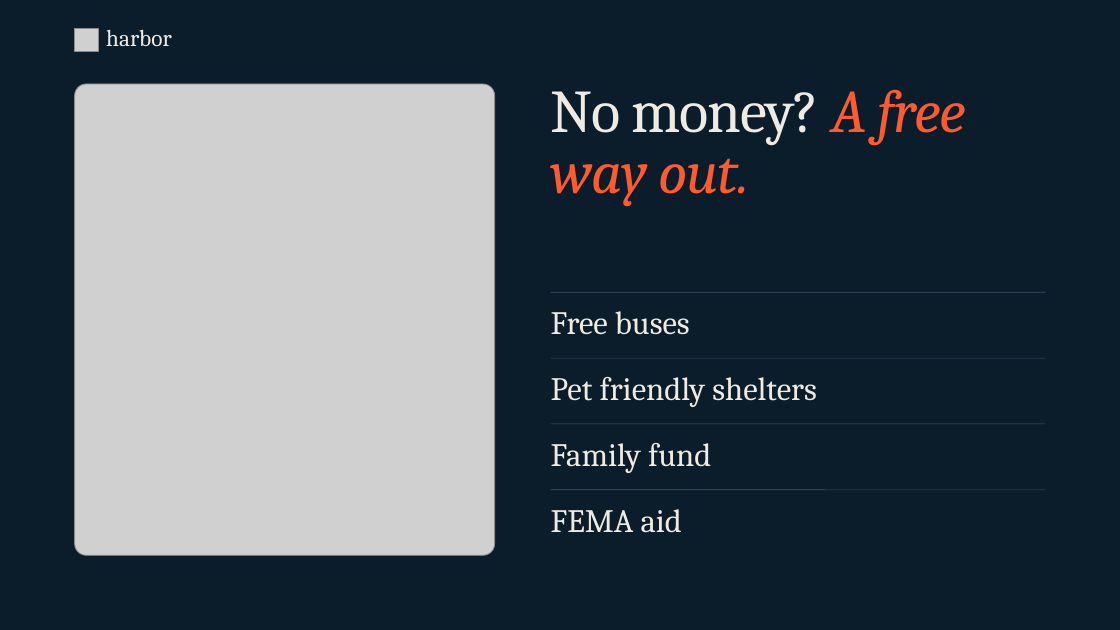
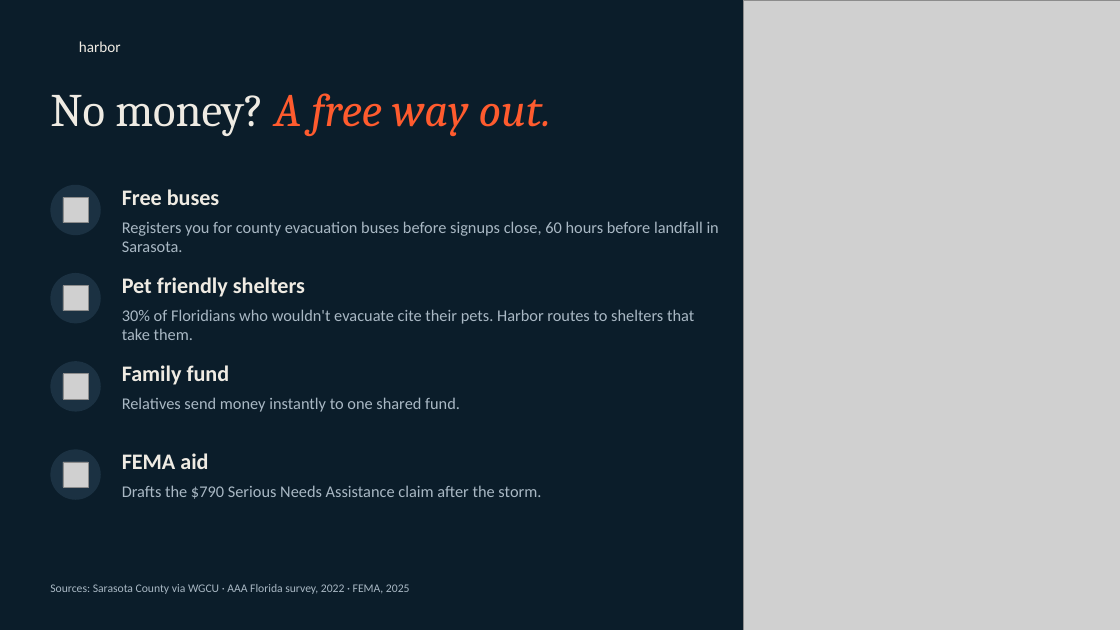
Before and after one commit to mattloveswaffles/harbor, a slide deck: slide 5 of docs/Harbor.pptx (slide 7 before the commit). Drawn at 1120x630 pixels with LibreOffice and Linux fonts; fonts in the diff are those of the drawing; grey boxes stand for pictures; background and template pictures are left out. Boxes give left, top, right and bottom in pixels: in the first picture for what was removed or moved away, otherwise in the second. Text is boxed around its words. In the diff, an @@ line names an element or a change of style, - is before the commit and + after.

```diff
--- a/docs/Harbor.pptx
+++ b/docs/Harbor.pptx
@@ picture removed at box(75, 28, 98, 51) @@
@@ text removed at box(106, 29, 172, 46) @@
-harbor
@@ picture: place and size @@
-picture at box(75, 84, 495, 555)
+picture at box(744, 0, 1120, 630)
@@ text added at box(79, 41, 121, 52), 13 pt, text #EFEBE3 @@
+harbor
@@ title "No money? A free way ...": place and size @@
-title "No money? A free way ..." at box(551, 89, 965, 206)
+title "No money? A free way ..." at box(50, 93, 551, 136)
@@ title "No money? A free way ..." at box(50, 93, 551, 136): size 52 to 40 pt, letter spacing -1 to 0 pt; line spacing 52pt to 1 @@
@@ ellipse added at box(50, 185, 101, 235), fill #1B3142 @@
@@ picture added at box(63, 197, 88, 223) @@
@@ text "Free buses": place and size @@
-text "Free buses" at box(551, 311, 690, 335)
+text "Free buses" at box(122, 189, 220, 205)
@@ text added at box(122, 221, 719, 252), 14 pt, text #A9B8C4 @@
+Registers you for county evacuation buses before signups close, 60 hours before landfall in Sarasota.
@@ ellipse added at box(50, 273, 101, 323), fill #1B3142 @@
@@ picture added at box(63, 286, 88, 311) @@
@@ text "Pet friendly shelters": place and size @@
-text "Pet friendly shelters" at box(551, 377, 817, 407)
+text "Pet friendly shelters" at box(122, 277, 305, 297)
@@ line removed from (551, 292) to (1045, 292) @@
@@ text added at box(122, 309, 694, 340), 14 pt, text #A9B8C4 @@
+30% of Floridians who wouldn't evacuate cite their pets. Harbor routes to shelters that take them.
@@ line removed from (551, 358) to (1045, 358) @@
@@ ellipse added at box(50, 361, 101, 412), fill #1B3142 @@
@@ picture added at box(63, 374, 88, 399) @@
@@ text "Family fund": place and size @@
-text "Family fund" at box(551, 443, 711, 473)
+text "Family fund" at box(122, 365, 230, 385)
@@ text added at box(122, 397, 460, 412), 14 pt, text #A9B8C4 @@
+Relatives send money instantly to one shared fund.
@@ size 28 to 19 pt, font Cambria to Calibri, bold on; line spacing 28pt to 1 in 4 elements at box(122, 189, 220, 205), box(122, 277, 305, 297), box(122, 365, 230, 385), box(122, 453, 208, 469) @@
@@ text "FEMA aid": place and size @@
-text "FEMA aid" at box(551, 509, 682, 533)
+text "FEMA aid" at box(122, 453, 208, 469)
@@ line removed from (551, 424) to (1045, 424) @@
@@ ellipse added at box(50, 450, 101, 500), fill #1B3142 @@
@@ picture added at box(63, 462, 88, 487) @@
@@ text added at box(122, 485, 541, 499), 14 pt, text #A9B8C4 @@
+Drafts the $790 Serious Needs Assistance claim after the storm.
@@ line removed from (551, 490) to (1045, 490) @@
@@ text added at box(50, 584, 410, 594), 10 pt, text #A9B8C4 @@
+Sources: Sarasota County via WGCU · AAA Florida survey, 2022 · FEMA, 2025
```
Also in this commit, not shown: 5 other slides changed, 1 slide added, 4 slides removed.
